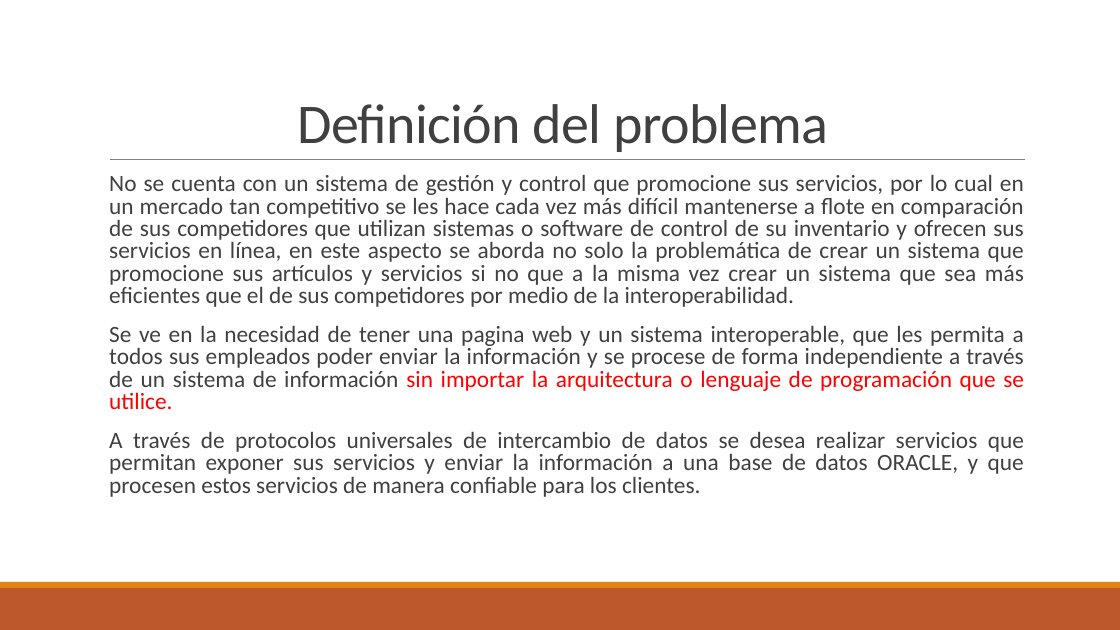
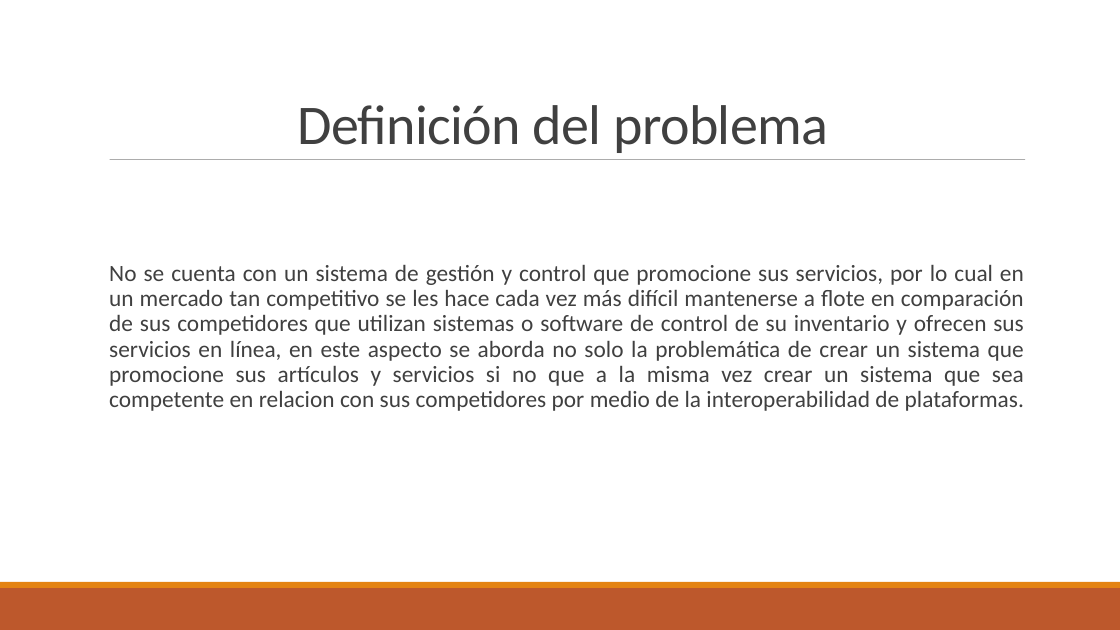
Before and after one commit to Edwinutec2017/tesisoracle-, a slide deck: slide 2 of nuevo/tesis_diapo_muestra.pptx (slide 3 before the commit). Drawn at 1120x630 pixels with LibreOffice and Linux fonts; fonts in the diff are those of the drawing. Boxes give left, top, right and bottom in pixels: in the first picture for what was removed or moved away, otherwise in the second. Text is boxed around its words. In the diff, an @@ line names an element or a change of style, - is before the commit and + after.

```diff
--- a/nuevo/tesis_diapo_muestra.pptx
+++ b/nuevo/tesis_diapo_muestra.pptx
@@ line (110, 160) - (1026, 160): stroke #808080 0.5 pt to #808080 0.51 pt @@
@@ text at (109, 265, 1024, 411): text changed @@
-  No se cuenta con un sistema de gestión y control que promocione sus servicios, por lo cual en un mercado tan competitivo se les hace cada vez más difícil mantenerse a flote en comparación de sus competidores que utilizan sistemas o software de control de su inventario y ofrecen sus servicios en línea, en este aspecto se aborda no solo la problemática de crear un sistema que promocione sus artículos y servicios si no que a la misma vez crear un sistema que sea más eficientes que el de sus competidores por medio de la interoperabilidad.
-  Se ve en la necesidad de tener una pagina web y un sistema interoperable, que les permita a todos sus empleados poder enviar la información y se procese de forma independiente a través de un sistema de información sin importar la arquitectura o lenguaje de programación que se utilice.
-  A través de protocolos universales de intercambio de datos se desea realizar servicios que permitan exponer sus servicios y enviar la información a una base de datos ORACLE, y que procesen estos servicios de manera confiable para los clientes.
+  No se cuenta con un sistema de gestión y control que promocione sus servicios, por lo cual en un mercado tan competitivo se les hace cada vez más difícil mantenerse a flote en comparación de sus competidores que utilizan sistemas o software de control de su inventario y ofrecen sus servicios en línea, en este aspecto se aborda no solo la problemática de crear un sistema que promocione sus artículos y servicios si no que a la misma vez crear un sistema que sea competente en relacion con sus competidores por medio de la interoperabilidad de plataformas.
```
Also in this commit, not shown: 8 other slides changed, 1 slide added, 1 slide removed.
